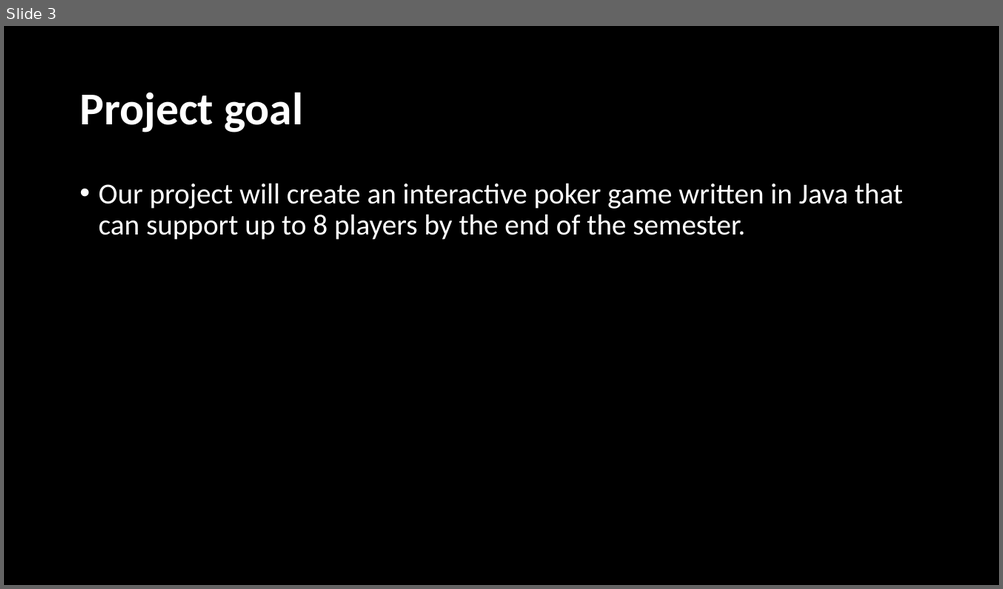
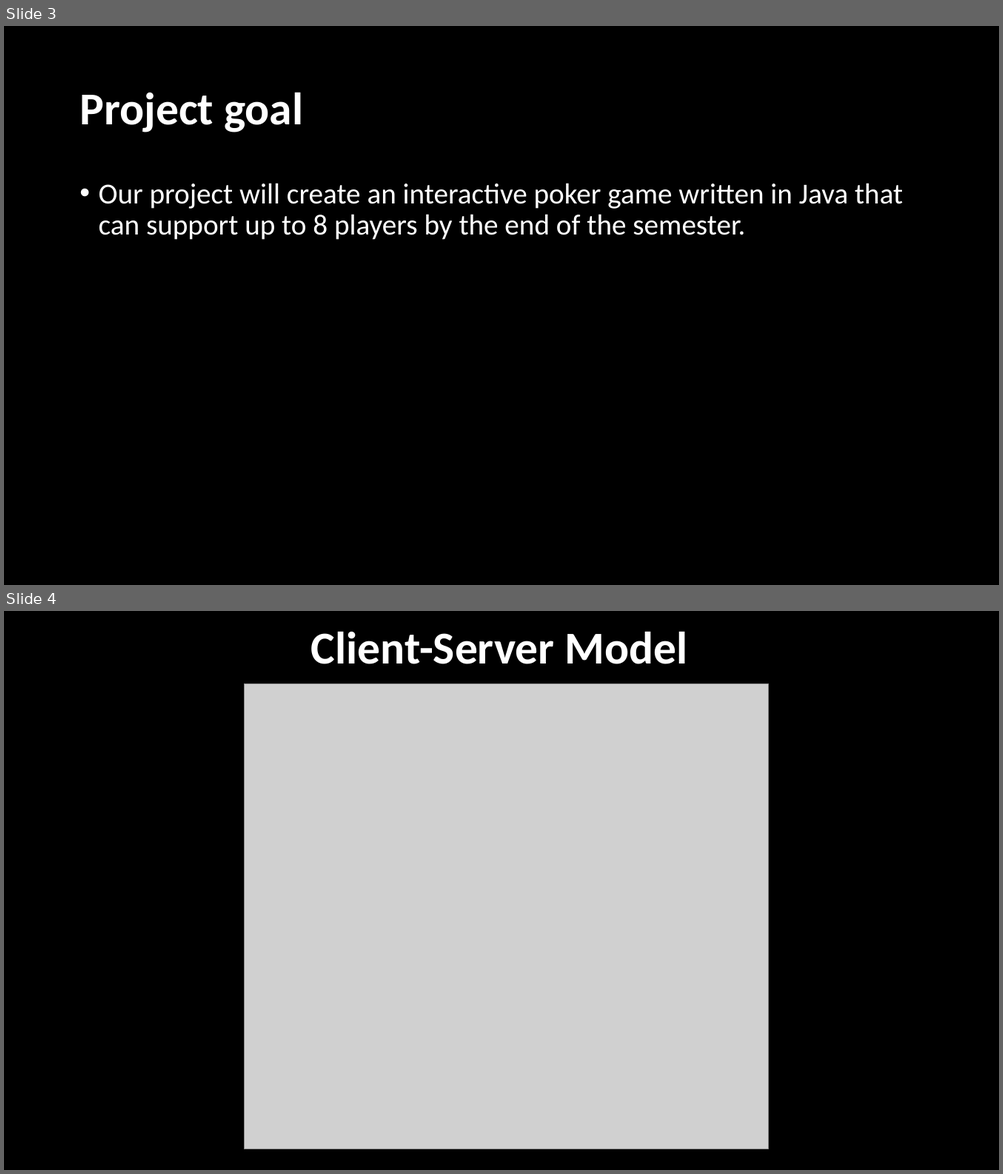
Before and after one commit to srhee91/PokerGame, a slide deck: 09. Sprint3 Final Presentation/FinalPresentation.pptx. Shown one above the other, each under a label of ours: slide 3 before the commit, slides 3 and 4 after it. The pictures are 1003x589 and 1003x1174 pixels, drawn with LibreOffice and Linux fonts; fonts in the diff are those of the drawing; grey boxes stand for pictures; background and template pictures are left out. Boxes give left, top, right and bottom in pixels: in the first picture for what was removed or moved away, otherwise in the second. Text is boxed around its words. In the diff, an @@ line names an element or a change of style, - is before the commit and + after.

```diff
--- a/09. Sprint3 Final Presentation/FinalPresentation.pptx
+++ b/09. Sprint3 Final Presentation/FinalPresentation.pptx
@@ slide 4 added at box(4, 611, 999, 1170), background picture (left out) @@
@@ title added at box(311, 631, 688, 664), 44 pt, text #FFFFFF, bold @@
+Client-Server Model
@@ picture added at box(244, 684, 768, 1150) @@
```
Also in this commit, not shown: 3 slides changed, 5 other slides added, 2 slides removed, 3 other files.
